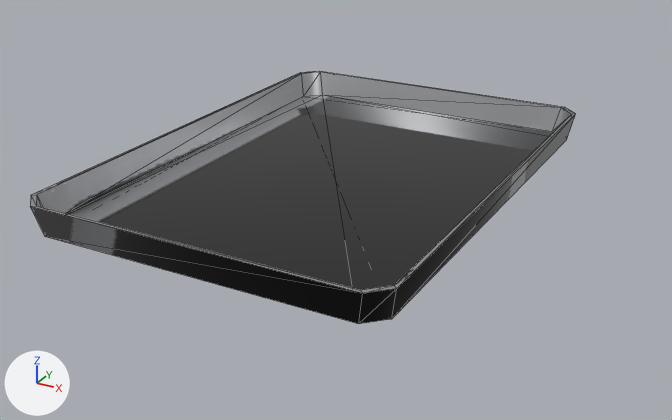
Before and after pictures for a commit that changed the glTF model assets/instruments/tray.glb.
Both versions are drawn from a 50 mm lens placed at (0.356, -0.645, 0.28), pointed at (0.014, -0.024, -0.03). Every picture has the same lights, and +X, +Y and +Z are marked at lower left. The older version comes first. Mesh edges are drawn as thin lines. Vertices at exactly the same position are counted once.

Objects in the first picture: 't1_tray'.
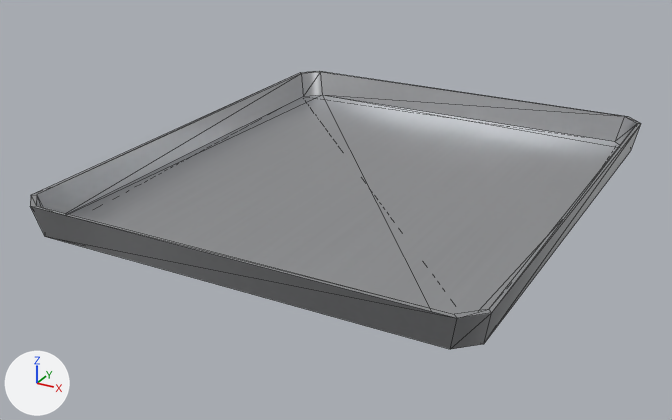
The newer file is also turned or shifted as a whole; pictures and numbers use the older file's frame.

Pixel boxes (x1, y1, x2, y2) of what changed, in the pictures (672 x 420 px; the box of a moved part takes in the faces that stretch with it):
```json
{"object": "t1_tray", "change": "reshaped, surface changed", "before": [30, 71, 576, 324], "after": [30, 71, 641, 349], "on screen": "lighter, 12% wider, 10% taller"}
{"part": 1, "of": "me_t1_tray", "change": "moved or reshaped", "before": [31, 73, 576, 324], "after": [31, 73, 641, 349]}
{"part": 2, "of": "me_t1_tray", "change": "surface changed", "before": [30, 72, 576, 324], "after": [30, 72, 641, 349], "on screen": "lighter"}
```

The change, as JSON lines over the scene's bpy script:
```json
{"block": "me_t1_tray", "where": "# used by ob_t1_tray; location = (0.0, 0.0, 0.0)"}
{"op": "remove", "block": "me_t1_tray", "code": "me_t1_tray.from_pydata(...)  # 32 vertices, 60 faces; spans x -0.15..0.15, y -0.21..0.21, z -0.013..0.013"}
{"op": "add", "block": "me_t1_tray", "code": "me_t1_tray.from_pydata(...)  # 32 vertices, 60 faces; spans x -0.15..0.21, y -0.21..0.21, z -0.013..0.013"}
{"block": "me_t1_tray", "change": "me_t1_tray part 1: all 16 vertices in x 0.127..0.15, y -0.21..0.21, z -0.013..0.013 are moved by (0.06, 0.0, 0.0)"}
{"block": "me_t1_tray", "change": "me_t1_tray part 2: texture (UV) coordinates of 60 of 60 faces, centred in x -0.149..0.149, y -0.209..0.209, z -0.013..0.013, changed; they spanned u 0.0..0.9, v 0.0..1.0 and now span u 0.0..0.71, v 0.0..1.0"}
```
